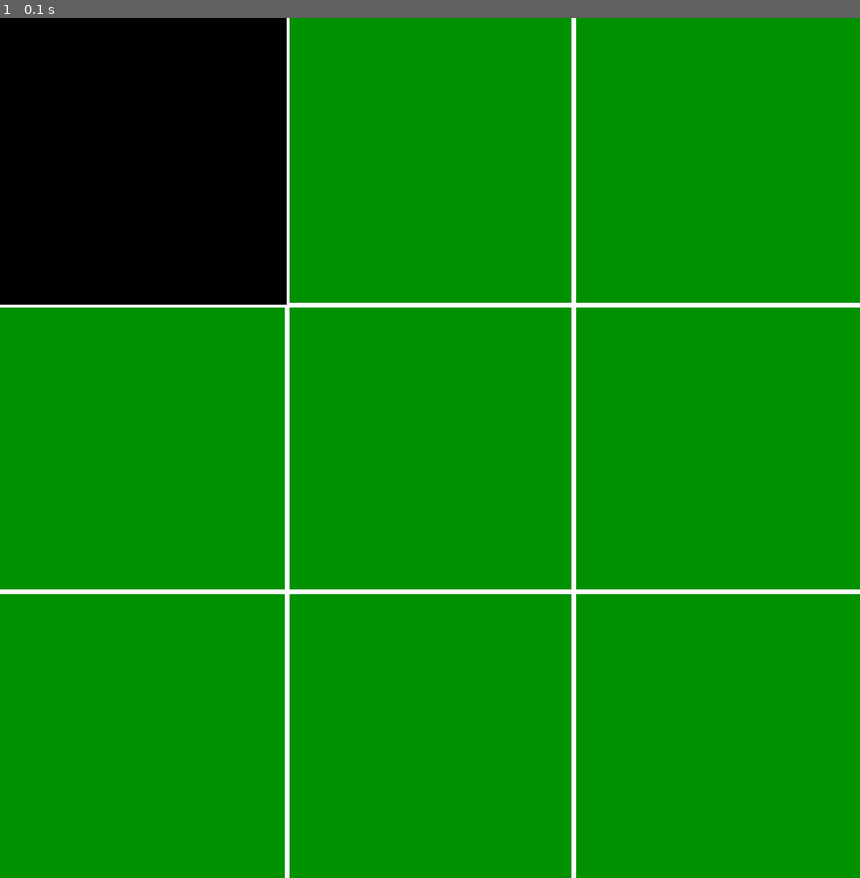
Above: before the commit, frame 1.
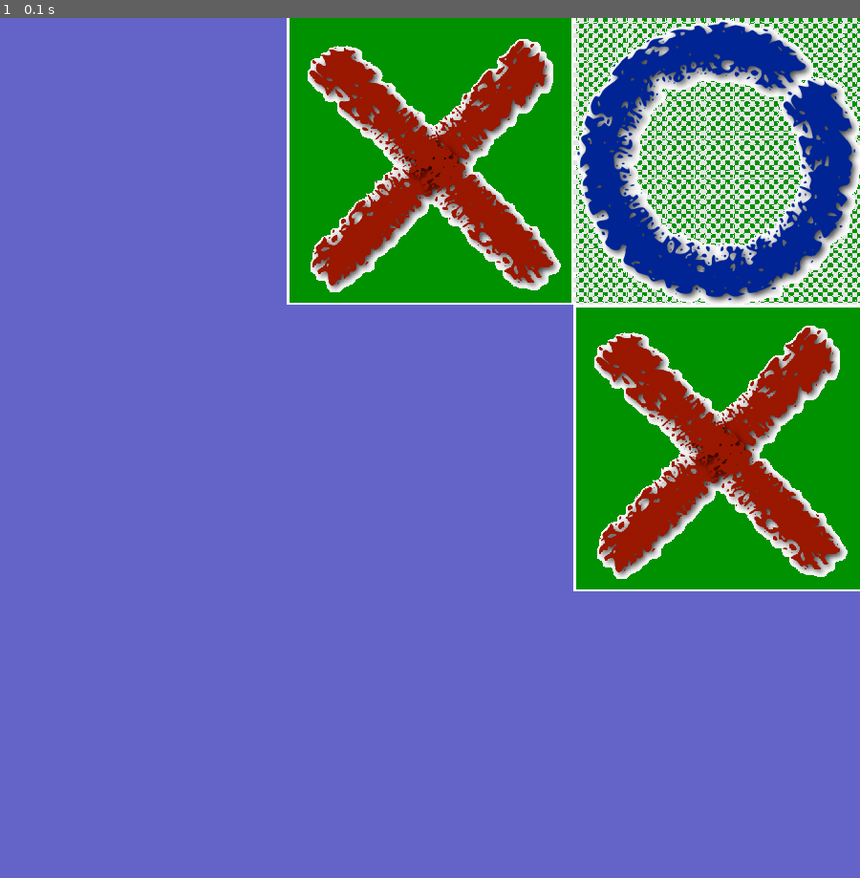
Above: after the commit, the same moment.

Repository: iAlphaRaptor/noughts-crosses-pygame
Game: pygame game, started from main.py
Two runs of this game, one before a commit and one after it. Both use one fixed random seed, a clock stepped at 60 frames per second and the inputs below.
Inputs:
- Up to frame 1 (0.1 s): no input

The runs differ from the first frame. In frame 1, 84% of the frame differs, in the area x 0-100%, y 0-100%.

Commit message:
Basic Tile Functionality

Diff:
--- a/main.py
+++ b/main.py
@@ -9,8 +9,6 @@
 SCREENWIDTH = 900
 SCREENHEIGHT = 900
 size = (SCREENWIDTH, SCREENHEIGHT)
-SQUAREWIDTH = (SCREENWIDTH * 13/15) / 3
-SQUAREHEIGHT = (SCREENHEIGHT * 13/15) / 3
 
 screen = pygame.display.set_mode(size)
 pygame.display.set_caption("Noughts and Crosses")
@@ -21,16 +19,21 @@
 tiles = pygame.sprite.Group()
 for i in range(3):
     for j in range(3):
-        tiles.add(Tile(i*3+j, SCREENWIDTH/3, SCREENHEIGHT/3))
+        tiles.add(Tile((i*3)+j, SCREENWIDTH/3, SCREENHEIGHT/3))
 
-for t in tiles:
-    t.changeValue("NOUGHT")
-    print(t.image)
+tiles.sprites()[2].changeValue("NOUGHT")
+tiles.sprites()[5].changeValue("CROSS")
+tiles.sprites()[1].changeValue("CROSS")
 
 while carryOn:
     for event in pygame.event.get():
-        if event.type==pygame.QUIT:
+        if event.type == pygame.QUIT:
             carryOn=False
+        if event.type == pygame.MOUSEBUTTONDOWN:
+            mousex, mousey = pygame.mouse.get_pos()
+            for tile in tiles:
+                if tile.isClicked(mousex, mousey):
+                    print(tile.index)
 
     #Game Logic
     tiles.update()
@@ -43,6 +46,9 @@
     pygame.draw.line(screen, WHITE, (0, SCREENHEIGHT / 3), (SCREENWIDTH, SCREENHEIGHT / 3), 5)
     pygame.draw.line(screen, WHITE, (0, SCREENHEIGHT * 2/3), (SCREENWIDTH, SCREENHEIGHT * 2/3), 5)
 
+    #for t in tiles:
+    #    pygame.draw.rect(screen, (0,0,0), (t.rect.x, t.rect.y, SCREENWIDTH/3, SCREENHEIGHT/3))
+
     tiles.draw(screen)
 
     pygame.display.flip()
--- a/tile.py
+++ b/tile.py
@@ -1,4 +1,6 @@
 import pygame
+
+WHITE = (255,255,255)
 
 loadN = pygame.image.load("Images/nought.png")
 loadC = pygame.image.load("Images/cross.png")
@@ -12,19 +14,28 @@
         self.index = index
         self.width = width
         self.height = height
-        self.x = (self.index // 3) * 300
-        self.y = (self.index % 3) * 300
         self.value = False
+
         self.image = pygame.Surface([width, height])
+        self.image.fill(WHITE)
+        self.image.set_colorkey(WHITE)
+
+        pygame.draw.rect(self.image, (100, 100, 200), [0, 0, width, height])
 
         self.rect = self.image.get_rect()
+        self.rect.x = (self.index % 3) * 300
+        self.rect.y = (self.index // 3) * 300
 
     def changeValue(self, changeTo):
         self.value = changeTo
         if self.value == "NOUGHT":
-            self.image.blit(NOUGHT, (self.x, self.y))
+            self.image.fill(WHITE)
+            self.image.blit(NOUGHT, (0,0))
         elif self.value == "CROSS":
-            self.image.blit(CROSS, (self.x, self.y))
+            self.image.fill(WHITE)
+            self.image.blit(CROSS, (0,0))
+        else:
+            pygame.draw.rect(self.image, (0,0,0), [0, 0, self.width, self.height])
 
     def isClicked(self, mousex, mousey):
         return self.rect.collidepoint(mousex, mousey)
